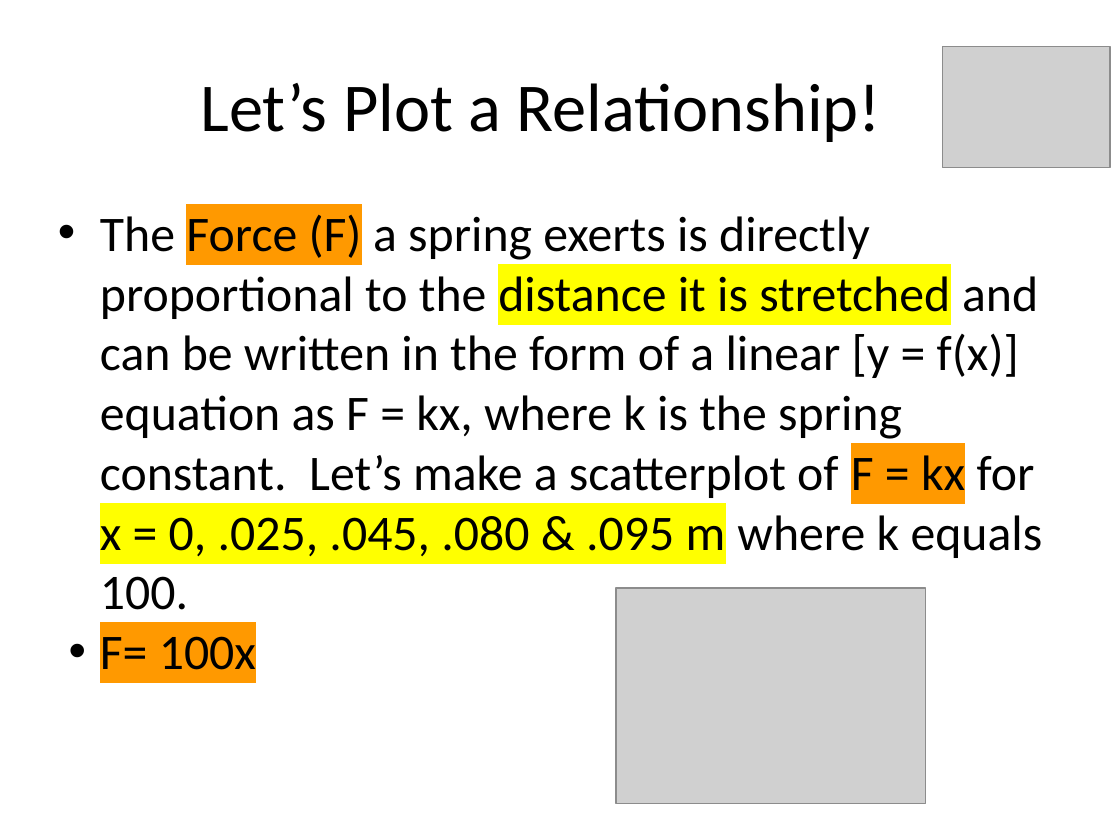
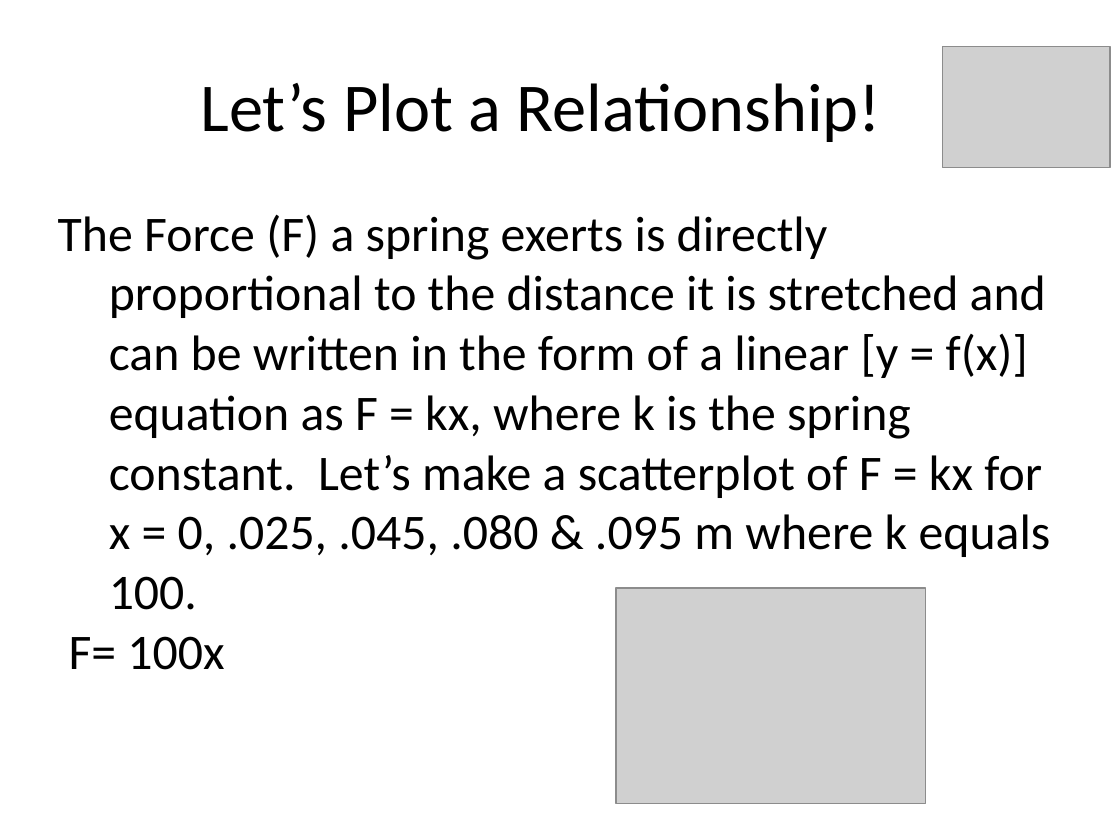
Before and after one commit to classes-list/middle-school, a slide deck: slide 29 of data-analysis.pptx (slide 30 before the commit). Drawn at 1120x840 pixels with LibreOffice and Linux fonts; fonts in the diff are those of the drawing; grey boxes stand for pictures. Boxes give left, top, right and bottom in pixels: in the first picture for what was removed or moved away, otherwise in the second. Text is boxed around its words. In the diff, an @@ line names an element or a change of style, - is before the commit and + after.

```diff
--- a/data-analysis.pptx
+++ b/data-analysis.pptx
@@ text "The Force (F) a spring ..." at bbox=[58, 214, 1051, 670]: highlight #FF9900 to none in "Force (F) F = kx", "F= 100x"; highlight #FFFF00 to none in "distance it is stretched x = 0, ..."; bullet • to none @@
```
Also in this commit, not shown: 24 other slides changed, 2 slides removed, 2 other files.
